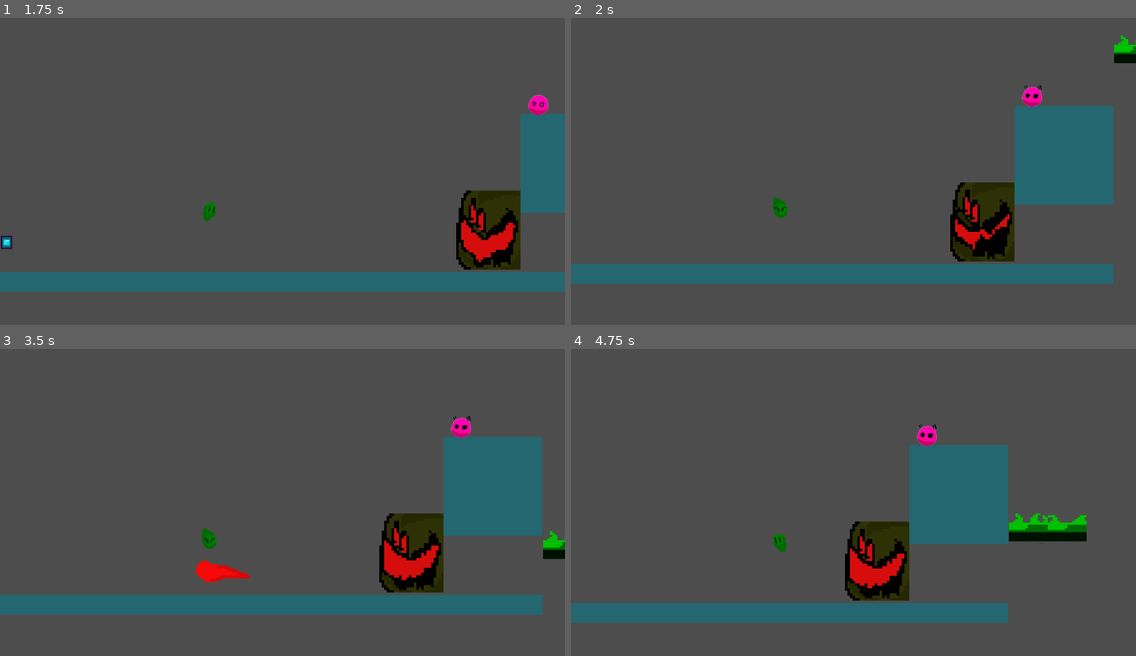
Above: before the commit, frames 1-4 (two rows, left to right).
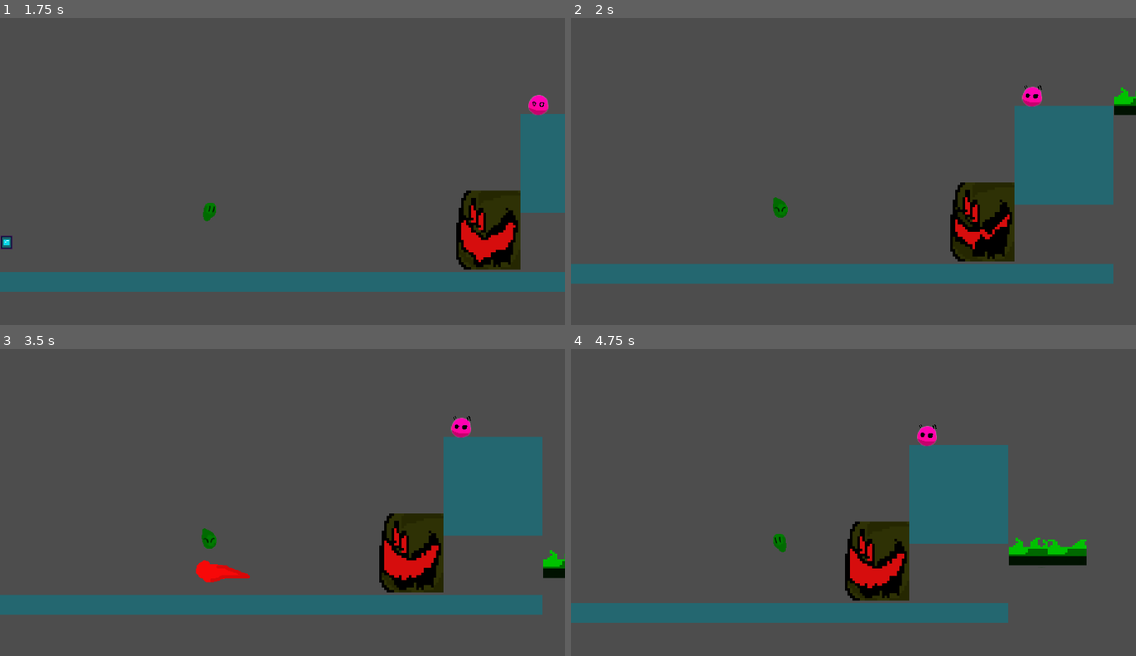
Above: after the commit, the same moments.

Repository: floriancaro/Jame-Gam-June-2024
Game: Godot game, scene res://scenes/main.tscn
The game is run twice, just before and just after one commit, with the same random seed, the same clock (stepped at 60 frames per second) and the same inputs.
Inputs:
- Up to frame 1 (1.75 s): hold M (ability) 0.53-1.28 s; hold D (move_right) from 0.53 s (still down); tap Space (jump) at 0.77, 1.52 s; tap M (ability) at 1.35 s
- Up to frame 2 (2 s): keep holding D (move_right)
- Up to frame 3 (3.5 s): release D (move_right) at 2.03 s; hold A (move_left) 2.03-2.78 s; hold M (ability) 2.03-2.78 s; hold D (move_right) from 2.78 s (still down); tap M (ability) at 2.85 s; tap Space (jump) at 3.02 s
- Up to frame 4 (4.75 s): hold M (ability) 3.53-4.28 s; tap Space (jump) at 3.77, 4.52 s; release D (move_right) at 4.28 s; hold A (move_left) from 4.28 s (still down); tap M (ability) at 4.35 s

Frame 1 is identical in both runs. In frame 2, 0.5% of the frame differs, in the area x 96-100%, y 5-32%; in frame 3, 0.5%; in frame 4, 2.0%, in the area x 77-92%, y 53-71%.

Commit message:
rescue she bob

Diff:
--- a/scenes/main.tscn
+++ b/scenes/main.tscn
@@ -11,6 +11,7 @@
 [ext_resource type="PackedScene" uid="uid://2ykx1yh3bawd" path="res://scenes/enemies/enemy.tscn" id="8_nm2g3"]
 [ext_resource type="PackedScene" uid="uid://wotpla124xs" path="res://scenes/enemies/boss.tscn" id="10_w4yr1"]
 [ext_resource type="PackedScene" uid="uid://ca6hawmkmwedf" path="res://scenes/she_bob.tscn" id="11_t71a6"]
+[ext_resource type="FontFile" uid="uid://bujltk7dyjc1a" path="res://assets/fonts/PixelOperator8-Bold.ttf" id="12_eaoke"]
 
 [sub_resource type="TileSetAtlasSource" id="TileSetAtlasSource_d8mtu"]
 texture = ExtResource("1_sh0yu")
@@ -298,7 +299,7 @@
 "times": PackedFloat32Array(0, 0.3, 1.7, 2),
 "transitions": PackedFloat32Array(1, 1, 1, 1),
 "update": 0,
-"values": [Vector2(1600, -20), Vector2(1600, -20), Vector2(1600, -180), Vector2(1600, -180)]
+"values": [Vector2(1600, -10), Vector2(1600, -10), Vector2(1600, -138), Vector2(1600, -138)]
 }
 
 [sub_resource type="Animation" id="Animation_s8tf5"]
@@ -418,3 +419,17 @@
 [node name="CardTeleport" parent="World/Cards" instance=ExtResource("6_6mpsv")]
 position = Vector2(-176, -72)
 element = "teleport"
+
+[node name="GameManager" type="Node" parent="."]
+unique_name_in_owner = true
+
+[node name="Text" type="Node" parent="GameManager"]
+
+[node name="RescueLabel" type="Label" parent="GameManager/Text"]
+visible = false
+offset_left = 1370.0
+offset_top = -197.0
+offset_right = 1662.0
+offset_bottom = -174.0
+theme_override_fonts/font = ExtResource("12_eaoke")
+text = "You Rescued She Bob!"
--- a/scenes/she_bob.tscn
+++ b/scenes/she_bob.tscn
@@ -48,7 +48,7 @@
 }]
 
 [node name="SheBob" type="Area2D"]
-z_index = 5
+z_index = 4
 scale = Vector2(0.6, 0.6)
 collision_mask = 2
 script = ExtResource("1_xorg8")
--- a/scripts/boss.gd
+++ b/scripts/boss.gd
@@ -1,7 +1,7 @@
 extends Area2D
 
 @export var projectile_scene: PackedScene
-@export var health = 10
+@export var health = 1
 
 @onready var projectile_marker = $ProjectileMarker
 @onready var kill_timer = $KillTimer
--- a/scripts/she_bob.gd
+++ b/scripts/she_bob.gd
@@ -2,6 +2,7 @@
 
 @onready var player = %Player
 @onready var animated_sprite = $AnimatedSprite2D
+@onready var game_manager = %GameManager
 
 var rescued = false
 
@@ -19,3 +20,4 @@
 
 func _on_body_entered(body):
 	rescued = true
+	game_manager.get_node("Text/RescueLabel").show()
Binary file added: assets/fonts/PixelOperator8-Bold.ttf
Not shown, added: assets/fonts/PixelOperator8-Bold.ttf.import
Binary file added: assets/fonts/PixelOperator8.ttf
Not shown, added: assets/fonts/PixelOperator8.ttf.import
Not shown: 1 places in scenes/main.tscn that only renumber resources
Not shown, changed: assets/.DS_Store
